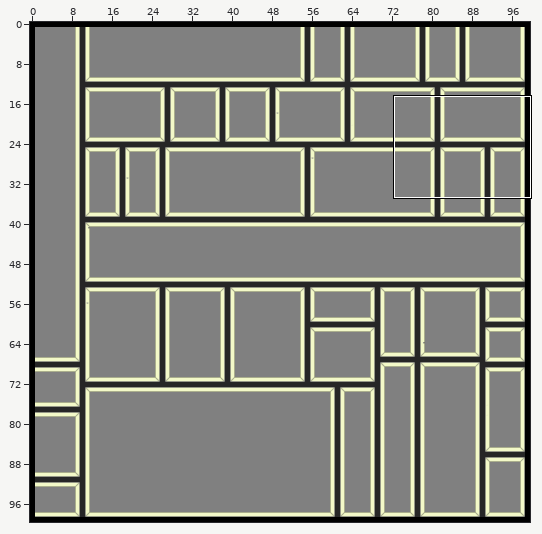
One commit to this Tiled map: desktop/Maps/test.tmx. The first picture is a wide view before the edit; the outline marks the close-up.
Close-up. First the earlier version:
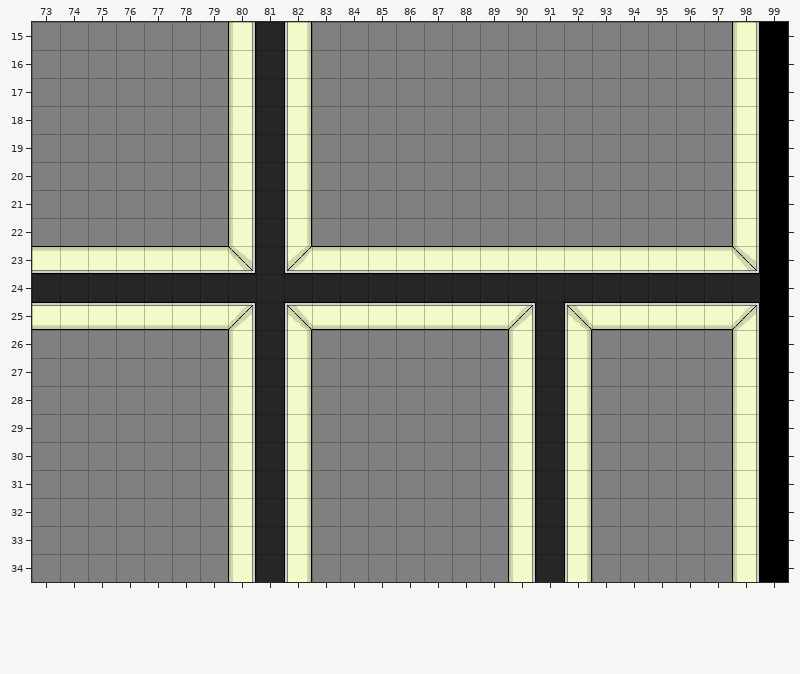
Cells are 32x32 px. Shown: x 73..99, y 15..34. The commit also changed other parts of the map, which this record leaves out.
The same view after the edit:
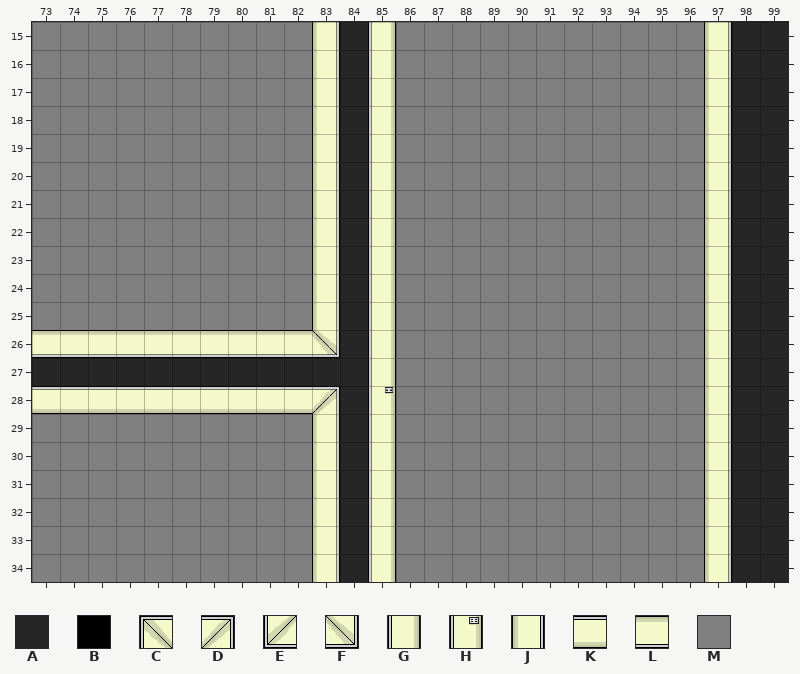
Key: from "Office01": A 0, B 1, C 2, D 3, E 4, F 5, G 10, H 11, J 20, K 30, L 40, M 50.
_ is an empty cell, . an unchanged one.
Change:
--- layer "tileLayer"
@@ x 73..99 @@
-15 .......JAGMMM...........MJB
-16 .......JAGMMM...........MJB
-17 .......JAGMMM...........MJB
-18 .......JAGMMM...........MJB
-19 .......JAGMMM...........MJB
-20 .......JAGMMM...........MJB
-21 .......JAGMMM...........MJB
-22 .......JAGMMM...........MJB
-23 LLLLLLLFAELLLLLLLLLLLLLLLFB
-24 AAAAAAAAAAA.AAAAAAAAAAAAA.B
-25 KKKKKKKDACKKKKKKKDACKKKKKDB
-26 MMMMMMMJAGMMM....JAG....MJB
-27 MMMMMMMJ.GMMM....JAG....MJB
-28 MMMMMMMJAGMMM....JAG....MJB
-29 .......JAGMMM....JAG....MJB
-30 .......JAGMMM....JAG....MJB
-31 .......JAGMMM....JAG....MJB
-32 .......JAGMMM....JAG....MJB
-33 .......JAGMMM....JAG....MJB
-34 .......JAGMMM....JAG....MJB
+15 .......MMMJAG...........JAA
+16 .......MMMJAG...........JAA
+17 .......MMMJAG...........JAA
+18 .......MMMJAG...........JAA
+19 .......MMMJAG...........JAA
+20 .......MMMJAG...........JAA
+21 .......MMMJAG...........JAA
+22 .......MMMJAG...........JAA
+23 MMMMMMMMMMJAGMMMMMMMMMMMJAA
+24 MMMMMMMMMMJ.GMMMMMMMMMMMJ.A
+25 MMMMMMMMMMJAGMMMMMMMMMMMJAA
+26 LLLLLLLLLLFAG....MMM....JAA
+27 AAAAAAAA.AAAG....MMM....JAA
+28 KKKKKKKKKKDAH....MMM....JAA
+29 .......MMMJAG....MMM....JAA
+30 .......MMMJAG....MMM....JAA
+31 .......MMMJAG....MMM....JAA
+32 .......MMMJAG....MMM....JAA
+33 .......MMMJAG....MMM....JAA
+34 .......MMMJAG....MMM....JAA
